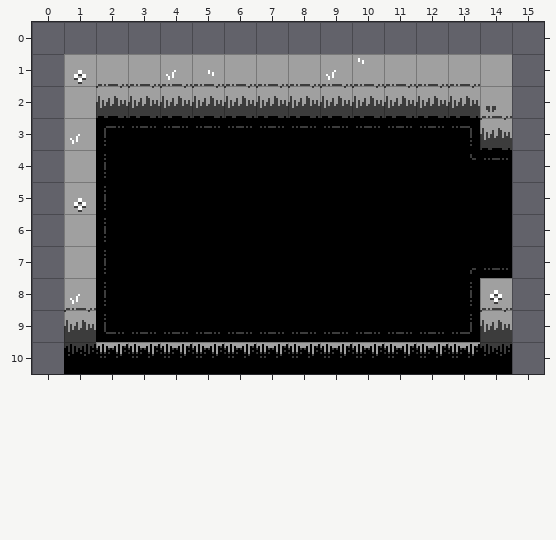
An edit to a level. Tiled map, art/rooms/GrassyTest_Standard_E.tmx. That is the earlier state.
Cells are 16x16 px. Shown: x 0..15, y 0..10. The old version is drawn lined up with the new one.
Now the later version:
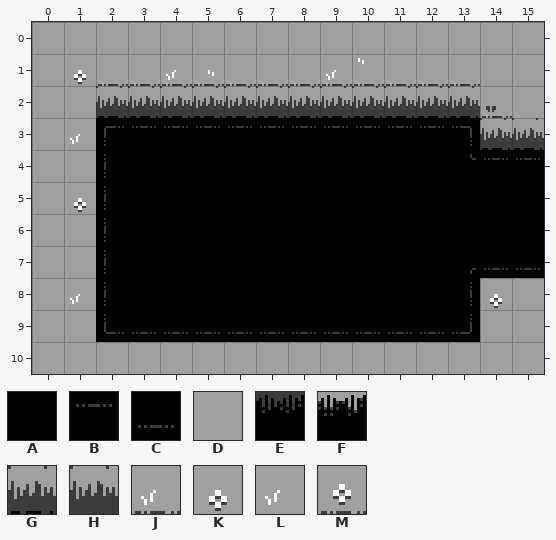
Key: from "DiscoFloorTiles": A 0 "floor", B 2 "floor", C 34 "floor"; from "MapTiles": D 2 "map", E 6 "map", F 7 "map", G 16 "map", H 17 "map", J 20 "map", K 22 "map", L 23 "map", M 25 "map".
_ is an empty cell.
What changed:
map size 14x10 -> 16x11 cells (old content now starts at 1,1; both pictures use the new coordinates)
Layer "Tile Layer 1":
y 0: x 0..15 ________________ -> DDDDDDDDDDDDDDDD
y 1..2: x 0 _ -> D; x 15 _ -> D
y 3: x 0 _ -> D; x 15 _ -> G
y 4: x 0 _ -> D; x 15 _ -> B
y 5..6: x 0 _ -> D; x 15 _ -> A
y 7: x 0 _ -> D; x 15 _ -> C
y 8: x 0..1 _J -> DL; x 14..15 M_ -> KD
y 9: x 0..1 _H -> DD; x 14..15 H_ -> DD
y 10: x 0..15 _EFFFFFFFFFFFFE_ -> DDDDDDDDDDDDDDDD
